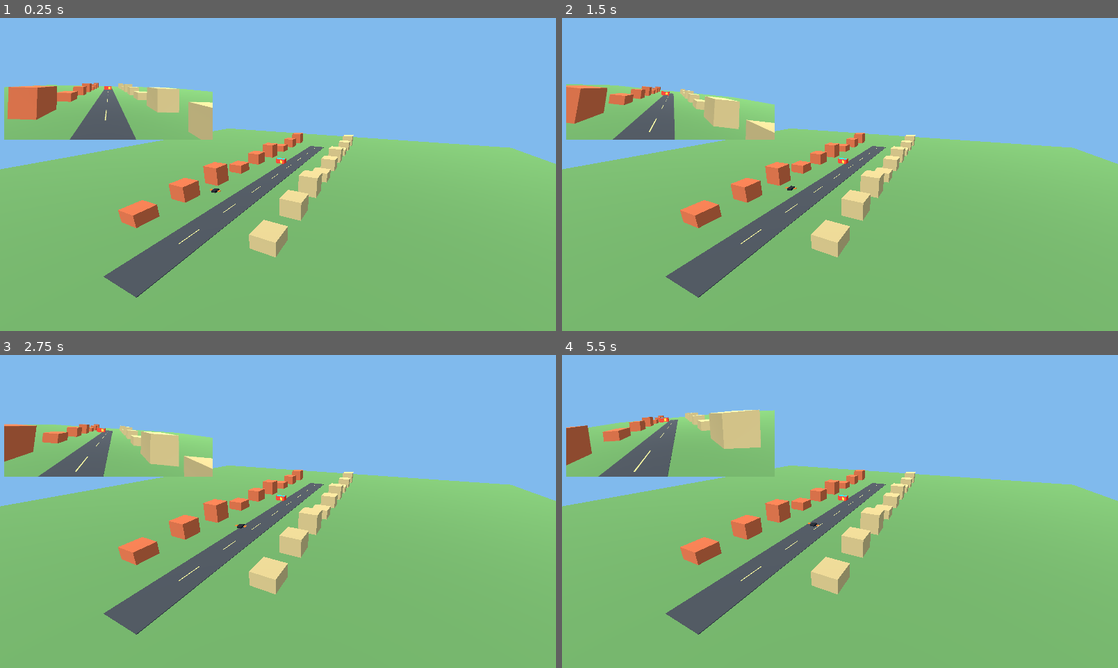
Above: before the commit, frames 1-4 (two rows, left to right).
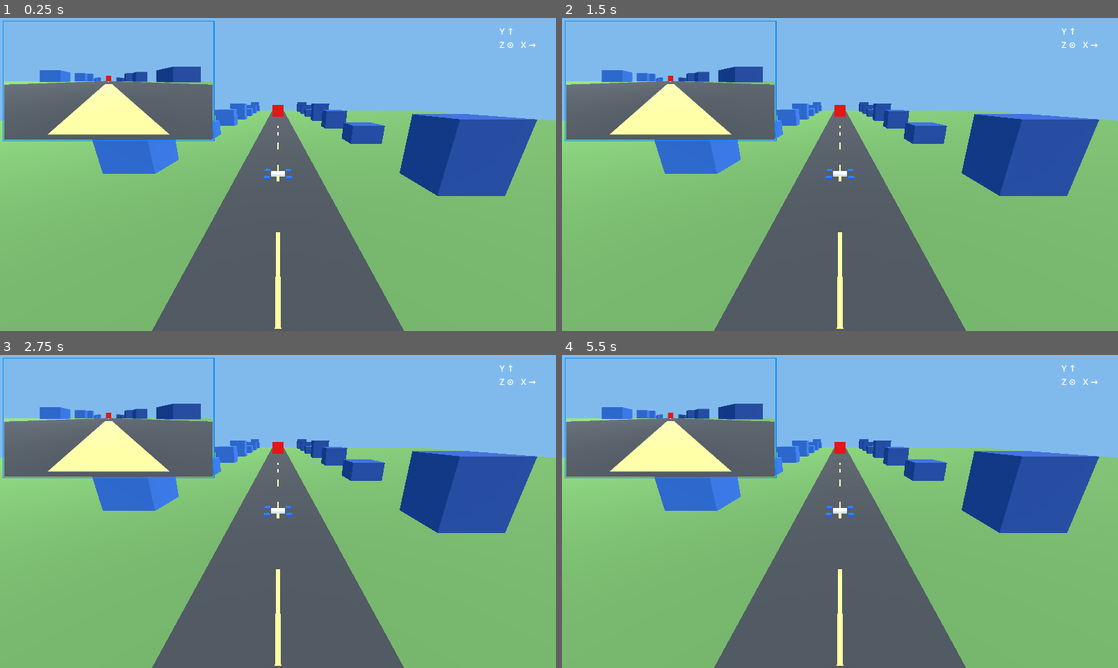
Above: after the commit, the same moments.

Repository: amire2000/fly_smart
Game: Godot game, scene res://scenes/main.tscn
Two runs of this game, one before a commit and one after it. Both use one fixed random seed, a clock stepped at 60 frames per second and the inputs below.
Inputs (mouse positions are in pixels of both pictures, inside the frame that each line leads up to):
- Up to frame 1 (0.25 s): no input
- Up to frame 2 (1.5 s): move the mouse to (962, 158) at 0.52 s; click (962, 158) at 0.67 s; move the mouse to (728, 190) at 1.27 s; click (728, 190) at 1.42 s
- Up to frame 3 (2.75 s): move the mouse to (333, 442) at 2.02 s; click (333, 442) at 2.17 s
- Up to frame 4 (5.5 s): move the mouse to (812, 574) at 2.77 s; click (812, 574) at 2.92 s; move the mouse to (1006, 558) at 3.52 s; click (1006, 558) at 3.67 s; move the mouse to (673, 464) at 4.27 s; click (673, 464) at 4.42 s; move the mouse to (867, 511) at 5.02 s; click (867, 511) at 5.17 s

The runs differ from the first frame. In frame 1, 38% of the frame differs, in the area x 0-100%, y 0-100%; in frame 2, 38%; in frame 3, 38%; in frame 4, 38%.

Commit message:
good run check point

Diff:
--- a/godot/scripts/main.gd
+++ b/godot/scripts/main.gd
@@ -8,24 +8,34 @@
 const HEADER_BYTES := 32
 const FRAME_BYTES := WIDTH * HEIGHT * 3  # tightly packed RGB8
 const POSE_PORT := 9100
+const COLLISION_PORT := 9101
+const FPV_MOUNT := Transform3D(Basis(Vector3.UP, -PI / 2.0), Vector3(0.35, 0.05, 0.0))
+const SPECTATOR_TURN_SPEED := 0.01
 
 var _drone: Node3D
-var _spinning_body: Node3D
+var _target: Node3D
 var _fpv_viewport: SubViewport
 var _fpv_camera: Camera3D
+var _display_camera: Camera3D
+var _collision_sensor: Area3D
 var _shm: FileAccess
 var _pose_socket := PacketPeerUDP.new()
+var _collision_socket := PacketPeerUDP.new()
 var _active_slot := 0
 var _sequence := 0
-var _time := 0.0
 var _latest_pose: Dictionary = {}
+var _collision_reported := false
+var _spectator_yaw := -PI / 2.0
+var _spectator_pitch := 0.35
+var _spectator_distance := 8.0
 
 
 func _ready() -> void:
 	_build_world()
 	_build_drone()
-	_build_spinning_body()
+	_build_target()
 	_build_cameras()
+	_collision_socket.connect_to_host("127.0.0.1", COLLISION_PORT)
 	var bind_error := _pose_socket.bind(POSE_PORT, "127.0.0.1")
 	if bind_error != OK:
 		push_error("Cannot listen for PyBullet poses on UDP %d: %s" % [POSE_PORT, bind_error])
@@ -37,17 +47,34 @@
 		print("FPV shared memory ready: ", SHM_PATH)
 
 
-func _process(delta: float) -> void:
+func _process(_delta: float) -> void:
 	_receive_latest_pose()
-	_time += delta
-	# PyBullet is authoritative. Keep the demo motion only when no sender is
-	# connected, so the Godot project can still be previewed by itself.
-	if _latest_pose.is_empty():
-		_drone.position = Vector3(sin(_time * 0.35) * 2.5, 2.7 + sin(_time) * 0.25, 4.0 - _time * 0.45)
-		_drone.rotation = Vector3(sin(_time * 0.7) * 0.08, sin(_time * 0.25) * 0.12, sin(_time * 0.9) * 0.1)
-	_fpv_camera.global_transform = _drone.global_transform * Transform3D(Basis.IDENTITY, Vector3(0.0, 0.05, -0.35))
-	if _drone.position.z < -18.0:
-		_time = 0.0
+	var camera_transform := _drone.global_transform * FPV_MOUNT
+	_fpv_camera.global_transform = camera_transform
+	_update_spectator_camera()
+
+
+func _unhandled_input(event: InputEvent) -> void:
+	if event is InputEventMouseButton:
+		if event.button_index == MOUSE_BUTTON_RIGHT:
+			Input.mouse_mode = Input.MOUSE_MODE_CAPTURED if event.pressed else Input.MOUSE_MODE_VISIBLE
+		elif event.pressed and event.button_index == MOUSE_BUTTON_WHEEL_UP:
+			_spectator_distance = maxf(2.0, _spectator_distance - 2.0)
+		elif event.pressed and event.button_index == MOUSE_BUTTON_WHEEL_DOWN:
+			_spectator_distance = minf(100.0, _spectator_distance + 2.0)
+	elif event is InputEventMouseMotion and Input.mouse_mode == Input.MOUSE_MODE_CAPTURED:
+		_spectator_yaw -= event.relative.x * SPECTATOR_TURN_SPEED
+		_spectator_pitch = clampf(_spectator_pitch - event.relative.y * SPECTATOR_TURN_SPEED, -1.4, 1.4)
+
+
+func _update_spectator_camera() -> void:
+	var direction := Vector3(
+		sin(_spectator_yaw) * cos(_spectator_pitch),
+		sin(_spectator_pitch),
+		cos(_spectator_yaw) * cos(_spectator_pitch),
+	)
+	_display_camera.global_position = _drone.global_position + direction * _spectator_distance
+	_display_camera.look_at(_drone.global_position)
 
 
 func _build_world() -> void:
@@ -65,36 +92,43 @@
 	sun.light_energy = 1.5
 	add_child(sun)
 
-	_add_box(self, Vector3(0, -0.15, -8), Vector3(80, 0.3, 80), Color(0.34, 0.53, 0.29))
-	_add_box(self, Vector3(0, 0.02, -9), Vector3(3.2, 0.05, 42), Color(0.22, 0.24, 0.26))
-	for z in range(-28, 12, 5):
-		_add_box(self, Vector3(0, 0.06, z), Vector3(0.08, 0.01, 2.0), Color(0.95, 0.86, 0.46))
+	_add_box(self, Vector3(10, -0.15, 0), Vector3(80, 0.3, 80), Color(0.34, 0.53, 0.29))
+	_add_box(self, Vector3(10, 0.02, 0), Vector3(80, 0.05, 3.2), Color(0.22, 0.24, 0.26))
+	for x in range(-25, 50, 5):
+		_add_box(self, Vector3(x, 0.06, 0), Vector3(2.0, 0.01, 0.08), Color(0.95, 0.86, 0.46))
 	for i in range(9):
-		var z := 7.0 - float(i) * 5.0
+		var x := -20.0 + float(i) * 8.0
 		var height := 1.2 + float(i % 3) * 0.55
-		_add_box(self, Vector3(-6, height * 0.5, z), Vector3(2.1, height, 2.1), Color(0.74, 0.36, 0.21))
-		_add_box(self, Vector3(6, height * 0.5, z - 2), Vector3(2.1, height, 2.1), Color(0.72, 0.64, 0.42))
+		_add_obstacle(self, Vector3(x, height * 0.5, -6), Vector3(2.1, height, 2.1), Color(0.16, 0.38, 0.72))
+		_add_obstacle(self, Vector3(x - 2, height * 0.5, 6), Vector3(2.1, height, 2.1), Color(0.12, 0.28, 0.58))
 
 
 func _build_drone() -> void:
 	_drone = Node3D.new()
 	_drone.name = "Drone"
+	_drone.position = Vector3(-5.25, 0.05, 0.0)
 	add_child(_drone)
-	_add_box(_drone, Vector3.ZERO, Vector3(0.42, 0.16, 0.55), Color(0.08, 0.10, 0.13))
-	_add_box(_drone, Vector3.ZERO, Vector3(0.9, 0.07, 0.08), Color(0.13, 0.15, 0.18))
+	_add_box(_drone, Vector3.ZERO, Vector3(0.42, 0.16, 0.55), Color(0.82, 0.86, 0.9))
 	for x in [-0.42, 0.42]:
-		_add_box(_drone, Vector3(x, 0.02, 0), Vector3(0.22, 0.05, 0.22), Color(0.94, 0.40, 0.12))
-
-
-func _build_spinning_body() -> void:
-	_spinning_body = Node3D.new()
-	_spinning_body.name = "PyBulletBody"
-	_spinning_body.position = Vector3(0, 1.8, -10)
-	add_child(_spinning_body)
-	_add_box(_spinning_body, Vector3.ZERO, Vector3(1.3, 0.6, 0.8), Color(0.92, 0.23, 0.16))
-	# The offset colored panels make attitude changes obvious in the FPV image.
-	_add_box(_spinning_body, Vector3(0, 0.31, 0), Vector3(1.1, 0.03, 0.5), Color(0.1, 0.75, 0.98))
-	_add_box(_spinning_body, Vector3(0.25, 0, 0.41), Vector3(0.3, 0.4, 0.03), Color(0.96, 0.9, 0.2))
+		for z in [-0.42, 0.42]:
+			_add_box(_drone, Vector3(x, 0.02, z), Vector3(0.22, 0.05, 0.22), Color(0.08, 0.35, 0.92))
+	_collision_sensor = Area3D.new()
+	var drone_shape := CollisionShape3D.new()
+	var drone_box := BoxShape3D.new()
+	drone_box.size = Vector3(0.9, 0.25, 0.9)
+	drone_shape.shape = drone_box
+	_collision_sensor.add_child(drone_shape)
+	_collision_sensor.body_entered.connect(_on_drone_body_entered)
+	_drone.add_child(_collision_sensor)
+
+
+func _build_target() -> void:
+	_target = Node3D.new()
+	_target.name = "PyBulletTarget"
+	_target.position = Vector3(24.75, 1.0, 0.0)
+	add_child(_target)
+	_add_box(_target, Vector3.ZERO, Vector3(2, 2, 2), Color(0.9, 0.05, 0.05))
+	_add_collision_body(_target, Vector3.ZERO, Vector3(2, 2, 2), "target")
 
 
 func _receive_latest_pose() -> void:
@@ -105,8 +139,10 @@
 		if not value is Dictionary:
 			continue
 		_latest_pose = value
+		if value.get("reset", false):
+			_collision_reported = false
 		_apply_pose(value.get("drone"), _drone)
-		_apply_pose(value.get("target"), _spinning_body)
+		_apply_pose(value.get("target"), _target)
 
 
 func _apply_pose(raw_pose: Variant, node: Node3D) -> void:
@@ -128,12 +164,10 @@
 
 
 func _build_cameras() -> void:
-	var overview := Camera3D.new()
-	overview.name = "OverviewCamera"
-	add_child(overview)
-	overview.position = Vector3(12, 10, 16)
-	overview.look_at(Vector3(0, 0, -9))
-	overview.current = true
+	_display_camera = Camera3D.new()
+	_display_camera.name = "DroneCamera"
+	add_child(_display_camera)
+	_display_camera.current = true
 
 	_fpv_viewport = SubViewport.new()
 	_fpv_viewport.name = "FPVViewport"
@@ -153,6 +187,16 @@
 
 	var overlay := CanvasLayer.new()
 	add_child(overlay)
+	var preview_frame := Panel.new()
+	preview_frame.name = "FPVPreviewFrame"
+	preview_frame.position = Vector2(6, 6)
+	preview_frame.size = Vector2(488, 278)
+	var preview_style := StyleBoxFlat.new()
+	preview_style.bg_color = Color(0, 0, 0, 0)
+	preview_style.border_color = Color(0.08, 0.55, 0.95)
+	preview_style.set_border_width_all(2)
+	preview_frame.add_theme_stylebox_override("panel", preview_style)
+	overlay.add_child(preview_frame)
 	var preview := TextureRect.new()
 	preview.name = "FPVPreview"
 	preview.position = Vector2(10, 10)
@@ -160,6 +204,17 @@
 	preview.texture = _fpv_viewport.get_texture()
 	preview.expand_mode = TextureRect.EXPAND_IGNORE_SIZE
 	overlay.add_child(preview)
+
+	var axes := Label.new()
+	axes.name = "WorldAxes"
+	axes.text = "Y ↑\nZ ⊙   X →"
+	axes.add_theme_font_size_override("font_size", 20)
+	axes.set_anchors_preset(Control.PRESET_TOP_RIGHT)
+	axes.offset_left = -130
+	axes.offset_top = 16
+	axes.offset_right = -16
+	axes.offset_bottom = 80
+	overlay.add_child(axes)
 
 
 func _add_box(parent: Node, pos: Vector3, size: Vector3, color: Color) -> void:
@@ -172,6 +227,31 @@
 	instance.mesh = mesh
 	instance.position = pos
 	parent.add_child(instance)
+
+
+func _add_obstacle(parent: Node, pos: Vector3, size: Vector3, color: Color) -> void:
+	_add_box(parent, pos, size, color)
+	_add_collision_body(parent, pos, size, "obstacle")
+
+
+func _add_collision_body(parent: Node, pos: Vector3, size: Vector3, kind: String) -> void:
+	var body := StaticBody3D.new()
+	body.set_meta("collision_kind", kind)
+	body.position = pos
+	var collision_shape := CollisionShape3D.new()
+	var box := BoxShape3D.new()
+	box.size = size
+	collision_shape.shape = box
+	body.add_child(collision_shape)
+	parent.add_child(body)
+
+
+func _on_drone_body_entered(body: Node3D) -> void:
+	if _collision_reported:
+		return
+	var kind: Variant = body.get_meta("collision_kind", "obstacle")
+	_collision_socket.put_packet(JSON.stringify({"event": "collision", "kind": kind}).to_utf8_buffer())
+	_collision_reported = true
 
 
 func _open_shared_memory() -> void:
Not shown, changed: README.md
Not shown, changed: configs/scenario.template.yaml
Not shown, changed: configs/scenario.yaml
Not shown, added: docs/design/godot-interactive-attempt-controls.md
Not shown, added: docs/design/godot-live-telemetry-plot.md
Not shown, added: docs/design/godot-opencv-preview.md
Not shown, added: docs/design/godot-pybullet-renderer-scene.md
Not shown, added: docs/design/godot-video-frame-size.md
Not shown, added: docs/design/vscode-godot-task.md
Not shown, changed: godot/README.md
Not shown, changed: src/fly_smart/simulation/cli.py
Not shown, changed: src/fly_smart/simulation/config.py
(and 5 more such lines)
